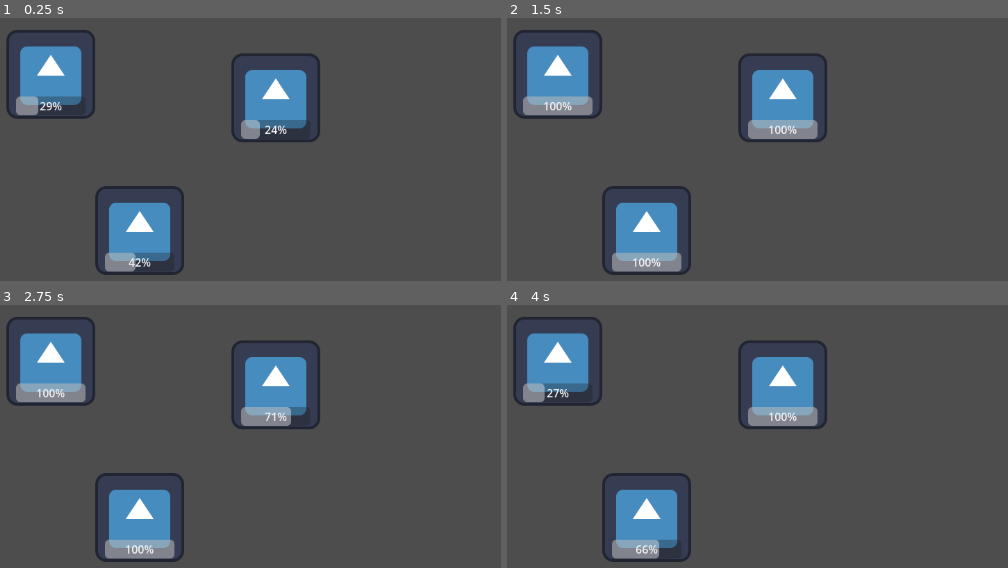
Above: before the commit, frames 1-4 (two rows, left to right).
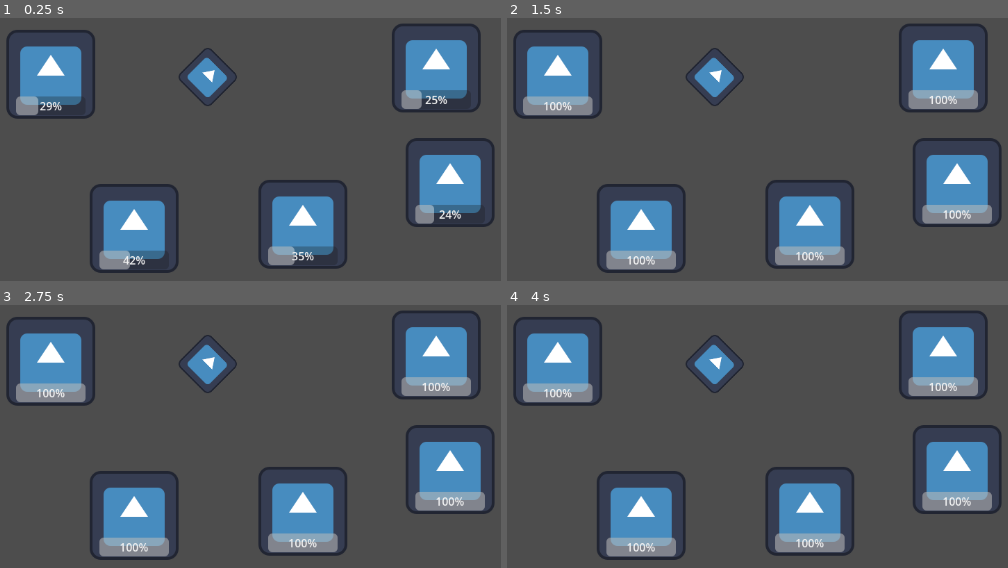
Above: after the commit, the same moments.

Repository: bakkelim/project-postal
Game: Godot game, scene res://scenes/main/main.tscn
Two runs of this game, one before a commit and one after it. Both use one fixed random seed, a clock stepped at 60 frames per second and the inputs below. The engine's default icon, where the game draws it, is replaced by a stand-in: a white triangle on a blue panel in a dark square.
Inputs (mouse positions are in pixels of both pictures, inside the frame that each line leads up to):
- Up to frame 1 (0.25 s): no input
- Up to frame 2 (1.5 s): move the mouse to (outside the picture) at 0.52 s; press the mouse at (outside the picture) at 0.53 s; tap Enter at 1.25 s; move the mouse to (737, 265) at 1.27 s; release the mouse at (737, 265) at 1.28 s; click (737, 265) at 1.35 s
- Up to frame 3 (2.75 s): move the mouse to (470, 431) at 2.02 s; press the mouse at (470, 431) at 2.03 s
- Up to frame 4 (4 s): move the mouse to (outside the picture) at 2.77 s; release the mouse at (outside the picture) at 2.78 s; click (outside the picture) at 2.85 s; move the mouse to (outside the picture) at 3.52 s; press the mouse at (outside the picture) at 3.53 s

The runs differ from the first frame. In frame 1, 20% of the frame differs, in the area x 17-99%, y 2-98%; in frame 2, 20%; in frame 3, 20%; in frame 4, 21%, in the area x 6-99%, y 2-98%.

Commit message:
feat: add mailbox and components

Diff:
--- a/project.godot
+++ b/project.godot
@@ -18,3 +18,17 @@
 [display]
 
 window/stretch/mode="viewport"
+
+[input]
+
+mouse_left={
+"deadzone": 0.5,
+"events": [Object(InputEventMouseButton,"resource_local_to_scene":false,"resource_name":"","device":-1,"window_id":0,"alt_pressed":false,"shift_pressed":false,"ctrl_pressed":false,"meta_pressed":false,"button_mask":1,"position":Vector2(161, 36),"global_position":Vector2(180, 127),"factor":1.0,"button_index":1,"canceled":false,"pressed":true,"double_click":false,"script":null)
+]
+}
+
+[layer_names]
+
+2d_physics/layer_1="world"
+2d_physics/layer_2="house"
+2d_physics/layer_3="mailbox"
--- /dev/null
+++ b/scenes/components/house_collection_component/house_collection_component.gd
@@ -0,0 +1,17 @@
+class_name HouseCollectionComponent
+extends Node
+
+var collection: Array[House] = []
+
+
+func add(house: House) -> void:
+	if collection.has(house):
+		return
+
+	collection.push_back(house)
+	print(collection)
+
+
+func remove(house: House) -> void:
+	collection.erase(house)
+	print(collection)
--- /dev/null
+++ b/scenes/components/house_collection_component/house_collection_component.tscn
@@ -0,0 +1,6 @@
+[gd_scene load_steps=2 format=3 uid="uid://cfggfmh5qixij"]
+
+[ext_resource type="Script" path="res://scenes/components/house_collection_component/house_collection_component.gd" id="1_q7in5"]
+
+[node name="HouseCollectionComponent" type="Node"]
+script = ExtResource("1_q7in5")
--- /dev/null
+++ b/scenes/components/interaction_component/interaction_component.gd
@@ -0,0 +1,2 @@
+class_name InteractionComponent
+extends Area2D
--- /dev/null
+++ b/scenes/components/interaction_component/interaction_component.tscn
@@ -0,0 +1,8 @@
+[gd_scene load_steps=2 format=3 uid="uid://dhgq1vmc7nila"]
+
+[ext_resource type="Script" path="res://scenes/components/interaction_component/interaction_component.gd" id="1_0yf58"]
+
+[node name="InteractionComponent" type="Area2D"]
+collision_layer = 0
+collision_mask = 0
+script = ExtResource("1_0yf58")
--- /dev/null
+++ b/scenes/components/mailbox_collection_component/mailbox_collection_component.gd
@@ -0,0 +1,17 @@
+class_name MailCollectionComponent
+extends Node
+
+var collection: Array[Mailbox] = []
+
+
+func add(mailbox: Mailbox) -> void:
+	if collection.has(mailbox):
+		return
+
+	collection.push_back(mailbox)
+	print(collection)
+
+
+func remove(mailbox: Mailbox) -> void:
+	collection.erase(mailbox)
+	print(collection)
--- /dev/null
+++ b/scenes/components/mailbox_collection_component/mailbox_collection_component.tscn
@@ -0,0 +1,6 @@
+[gd_scene load_steps=2 format=3 uid="uid://cijss2taso5eg"]
+
+[ext_resource type="Script" path="res://scenes/components/mailbox_collection_component/mailbox_collection_component.gd" id="1_y2pqu"]
+
+[node name="MailboxCollectionComponent" type="Node"]
+script = ExtResource("1_y2pqu")
--- /dev/null
+++ b/scenes/components/place_component/place_component.gd
@@ -0,0 +1,23 @@
+class_name PlaceComponent
+extends Node
+
+@export var sprite: Sprite2D
+
+var is_dragging: bool
+
+
+func _physics_process(_delta: float) -> void:
+	if not is_dragging:
+		return
+	sprite.owner.global_position = sprite.get_global_mouse_position()
+
+
+func _unhandled_input(event: InputEvent) -> void:
+	if not event.is_action_pressed("mouse_left"):
+		return
+	if is_dragging:
+		is_dragging = false
+	elif sprite.get_rect().has_point(sprite.to_local(event.position)):
+		is_dragging = true
+
+	get_viewport().set_input_as_handled()
--- /dev/null
+++ b/scenes/components/place_component/place_component.tscn
@@ -0,0 +1,6 @@
+[gd_scene load_steps=2 format=3 uid="uid://cpd33tr66gs70"]
+
+[ext_resource type="Script" path="res://scenes/components/place_component/place_component.gd" id="1_l1m2c"]
+
+[node name="PlaceComponent" type="Node"]
+script = ExtResource("1_l1m2c")
--- a/scenes/main/main.tscn
+++ b/scenes/main/main.tscn
@@ -1,6 +1,7 @@
-[gd_scene load_steps=2 format=3 uid="uid://bk5agr7vpneyh"]
+[gd_scene load_steps=3 format=3 uid="uid://bk5agr7vpneyh"]
 
 [ext_resource type="PackedScene" uid="uid://cp56vfnhiyypd" path="res://scenes/objects/house/house.tscn" id="1_8nb7i"]
+[ext_resource type="PackedScene" uid="uid://cr0gyoak3ffk6" path="res://scenes/objects/mailbox/mailbox.tscn" id="2_jwe8o"]
 
 [node name="Main" type="Node"]
 
@@ -8,7 +9,16 @@
 position = Vector2(89, 81)
 
 [node name="House2" parent="." instance=ExtResource("1_8nb7i")]
-position = Vector2(413, 115)
+position = Vector2(664, 237)
 
 [node name="House3" parent="." instance=ExtResource("1_8nb7i")]
-position = Vector2(217, 306)
+position = Vector2(209, 303)
+
+[node name="House4" parent="." instance=ExtResource("1_8nb7i")]
+position = Vector2(644, 72)
+
+[node name="House5" parent="." instance=ExtResource("1_8nb7i")]
+position = Vector2(452, 297)
+
+[node name="MailBox" parent="." instance=ExtResource("2_jwe8o")]
+position = Vector2(315, 85)
--- a/scenes/objects/house/house.gd
+++ b/scenes/objects/house/house.gd
@@ -1,16 +1,23 @@
 class_name House
-extends Node2D
-
-var mail_boxes: Array[String] = []
+extends StaticBody2D
 
 @onready var produce_mail_component: ProduceMailComponent = $ProduceMailComponent
 @onready var send_mail_component: SendMailComponent = $SendMailComponent
+@onready var mailbox_collection_component: MailCollectionComponent = $MailboxCollectionComponent
 
 
 func _ready() -> void:
 	send_mail_component.mail_sent.connect(_on_mail_sent)
 	produce_mail_component.mail_produced.connect(_on_mail_produced)
 	produce_mail_component.produce_mail()
+
+
+func register_mailbox(mailbox: Mailbox) -> void:
+	mailbox_collection_component.add(mailbox)
+
+
+func unregister_mailbox(mailbox: Mailbox) -> void:
+	mailbox_collection_component.remove(mailbox)
 
 
 #func _find_mail_box() -> String:
@@ -27,7 +34,7 @@
 	#if not mail_box:
 	#print("mail_produced")
 	#return
-	send_mail_component.send_mail()
+	#send_mail_component.send_mail()
 
 
 func _on_mail_sent() -> void:
--- a/scenes/objects/house/house.tscn
+++ b/scenes/objects/house/house.tscn
@@ -1,17 +1,25 @@
-[gd_scene load_steps=5 format=3 uid="uid://cp56vfnhiyypd"]
+[gd_scene load_steps=7 format=3 uid="uid://cp56vfnhiyypd"]
 
 [ext_resource type="Script" path="res://scenes/objects/house/house.gd" id="1_w4lp1"]
 [ext_resource type="PackedScene" uid="uid://cwaimk52pikyg" path="res://scenes/components/produce_mail_component/produce_mail_component.tscn" id="2_f8yqq"]
 [ext_resource type="Texture2D" uid="uid://bwtm34vltctw" path="res://icon.svg" id="2_f50h4"]
 [ext_resource type="PackedScene" uid="uid://bfp82l6x3verq" path="res://scenes/components/send_mail_component/send_mail_component.tscn" id="3_jvuy5"]
+[ext_resource type="PackedScene" uid="uid://cijss2taso5eg" path="res://scenes/components/mailbox_collection_component/mailbox_collection_component.tscn" id="4_vp22r"]
 
-[node name="House" type="Node2D"]
+[sub_resource type="RectangleShape2D" id="RectangleShape2D_yoy84"]
+size = Vector2(128, 128)
+
+[node name="House" type="StaticBody2D"]
+collision_layer = 2
+collision_mask = 0
 script = ExtResource("1_w4lp1")
 
 [node name="ProduceMailComponent" parent="." node_paths=PackedStringArray("progress_bar") instance=ExtResource("2_f8yqq")]
 progress_bar = NodePath("../ProduceMailProgressBar")
 
 [node name="SendMailComponent" parent="." instance=ExtResource("3_jvuy5")]
+
+[node name="MailboxCollectionComponent" parent="." instance=ExtResource("4_vp22r")]
 
 [node name="Sprite2D" type="Sprite2D" parent="."]
 texture = ExtResource("2_f50h4")
@@ -23,3 +31,6 @@
 offset_right = 50.0
 offset_bottom = 59.0
 value = 50.0
+
+[node name="CollisionShape2D" type="CollisionShape2D" parent="."]
+shape = SubResource("RectangleShape2D_yoy84")
--- /dev/null
+++ b/scenes/objects/mailbox/mailbox.gd
@@ -0,0 +1,28 @@
+class_name Mailbox
+extends StaticBody2D
+
+@onready var coverage_area_component: InteractionComponent = $CoverageAreaComponent
+@onready var house_collection_component: HouseCollectionComponent = $HouseCollectionComponent
+
+
+func _ready() -> void:
+	coverage_area_component.body_entered.connect(_on_body_entered)
+	coverage_area_component.body_exited.connect(_on_body_exited)
+
+
+#func _draw() -> void:
+#draw_circle(Vector2(0, 0), radius, Color(0, 0.980392, 0.603922, .1))
+
+
+func _on_body_entered(body: Node2D) -> void:
+	if not body is House:
+		return
+	house_collection_component.add(body)
+	(body as House).register_mailbox(self)
+
+
+func _on_body_exited(body: Node2D) -> void:
+	if not body is House:
+		return
+	house_collection_component.remove(body)
+	(body as House).unregister_mailbox(self)
--- /dev/null
+++ b/scenes/objects/mailbox/mailbox.tscn
@@ -0,0 +1,38 @@
+[gd_scene load_steps=8 format=3 uid="uid://cr0gyoak3ffk6"]
+
+[ext_resource type="Texture2D" uid="uid://bwtm34vltctw" path="res://icon.svg" id="1_dxgdc"]
+[ext_resource type="Script" path="res://scenes/objects/mailbox/mailbox.gd" id="1_yr54c"]
+[ext_resource type="PackedScene" uid="uid://dhgq1vmc7nila" path="res://scenes/components/interaction_component/interaction_component.tscn" id="2_85rj6"]
+[ext_resource type="PackedScene" uid="uid://cpd33tr66gs70" path="res://scenes/components/place_component/place_component.tscn" id="2_fr46o"]
+[ext_resource type="PackedScene" uid="uid://cfggfmh5qixij" path="res://scenes/components/house_collection_component/house_collection_component.tscn" id="3_8awm2"]
+
+[sub_resource type="CircleShape2D" id="CircleShape2D_ok77w"]
+radius = 600.0
+
+[sub_resource type="RectangleShape2D" id="RectangleShape2D_q23af"]
+size = Vector2(128, 128)
+
+[node name="Mailbox" type="StaticBody2D"]
+rotation = 0.785398
+scale = Vector2(0.5, 0.5)
+collision_layer = 4
+collision_mask = 0
+input_pickable = true
+script = ExtResource("1_yr54c")
+
+[node name="PlaceComponent" parent="." node_paths=PackedStringArray("sprite") instance=ExtResource("2_fr46o")]
+sprite = NodePath("../Sprite2D")
+
+[node name="HouseCollectionComponent" parent="." instance=ExtResource("3_8awm2")]
+
+[node name="CoverageAreaComponent" parent="." instance=ExtResource("2_85rj6")]
+collision_mask = 2
+
+[node name="CollisionShape2D" type="CollisionShape2D" parent="CoverageAreaComponent"]
+shape = SubResource("CircleShape2D_ok77w")
+
+[node name="Sprite2D" type="Sprite2D" parent="."]
+texture = ExtResource("1_dxgdc")
+
+[node name="CollisionShape2D" type="CollisionShape2D" parent="."]
+shape = SubResource("RectangleShape2D_q23af")
